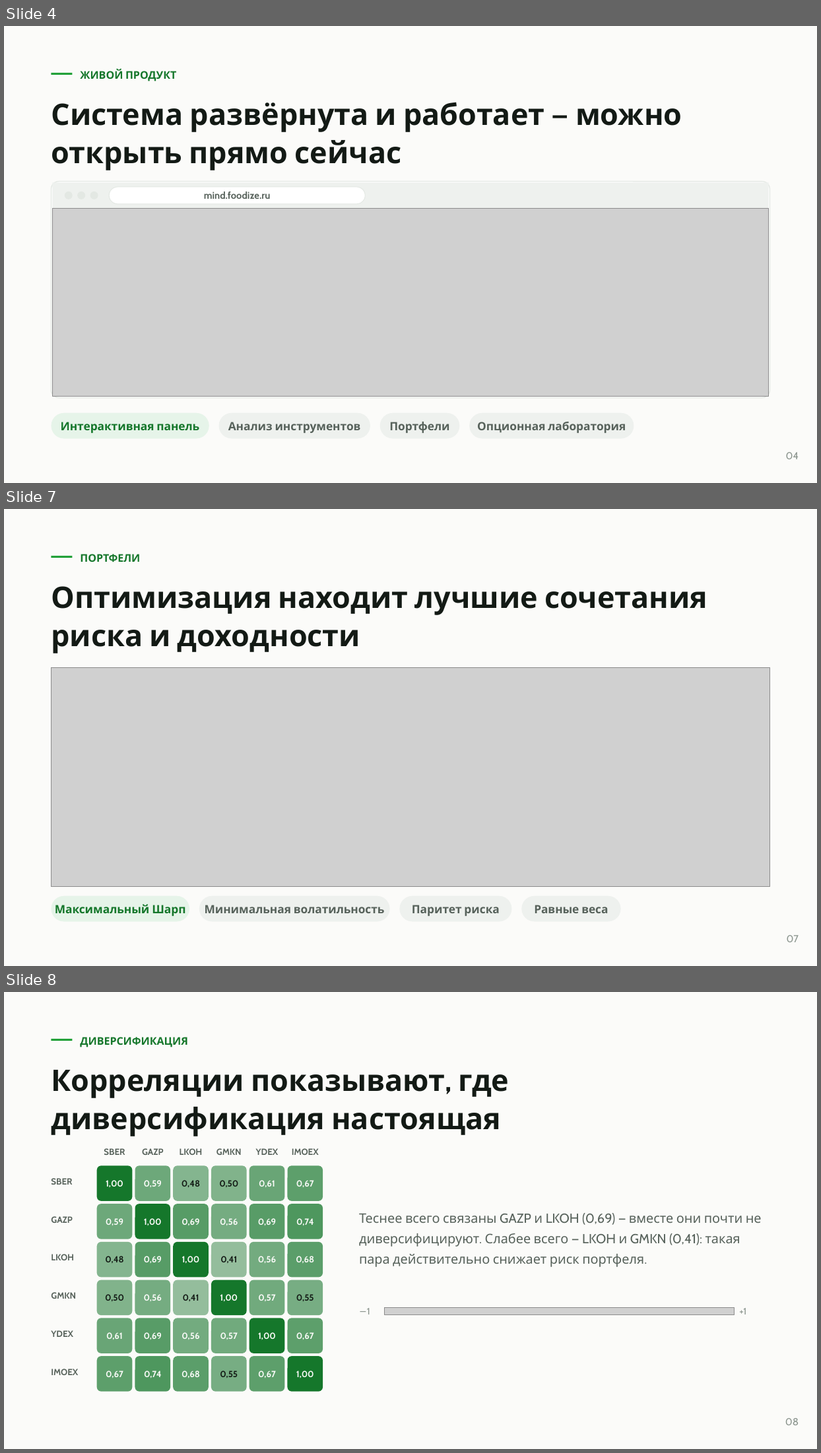
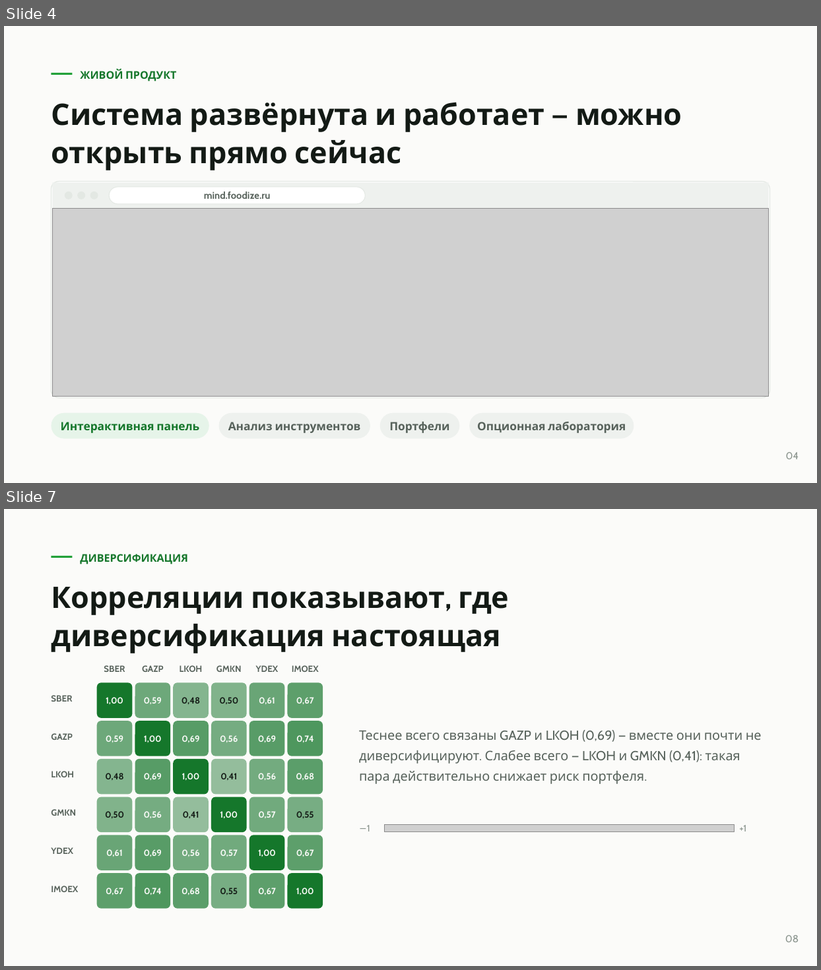
Before and after one commit to ivanGMAI/EquityMind, a slide deck: presentation/EquityMind.pptx. Shown one above the other, each under a label of ours: slides 4, 7 and 8 before the commit, slides 4 and 7 after it; the slides between them are not shown. The pictures are 821x1453 and 821x970 pixels, drawn with LibreOffice and Linux fonts; fonts in the diff are those of the drawing; grey boxes stand for pictures. Boxes give left, top, right and bottom in pixels: in the first picture for what was removed or moved away, otherwise in the second. Text is boxed around its words. In the diff, an @@ line names an element or a change of style, - is before the commit and + after.

```diff
--- a/presentation/EquityMind.pptx
+++ b/presentation/EquityMind.pptx
@@ slide 7 removed at [4,509,817,966], background #FBFBF9 @@
@@ rectangle removed at [51,556,73,558] @@
@@ text removed at [80,554,140,562] @@
-ПОРТФЕЛИ
@@ text removed at [51,586,708,654] @@
-Оптимизация находит лучшие сочетания риска и доходности
@@ picture removed at [51,667,770,887] @@
@@ rounded rectangle removed at [51,896,189,922] @@
-Максимальный Шарп
@@ rounded rectangle removed at [199,896,389,922] @@
-Минимальная волатильность
@@ rounded rectangle removed at [400,896,512,922] @@
-Паритет риска
@@ rounded rectangle removed at [522,896,621,922] @@
-Равные веса
@@ text removed at [787,935,799,943] @@
-07
@@ what was slide 8 is now slide 7 @@
```
Also in this commit, not shown: 4 slides changed, 6 other files.
